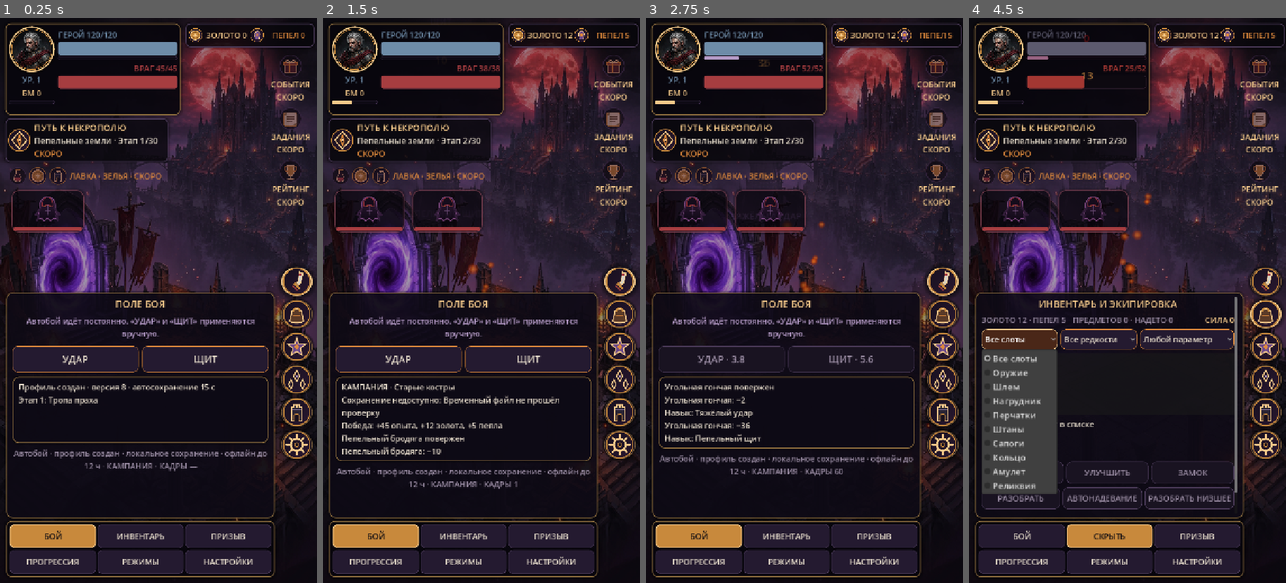
Above: before the commit, frames 1-4 (left to right).
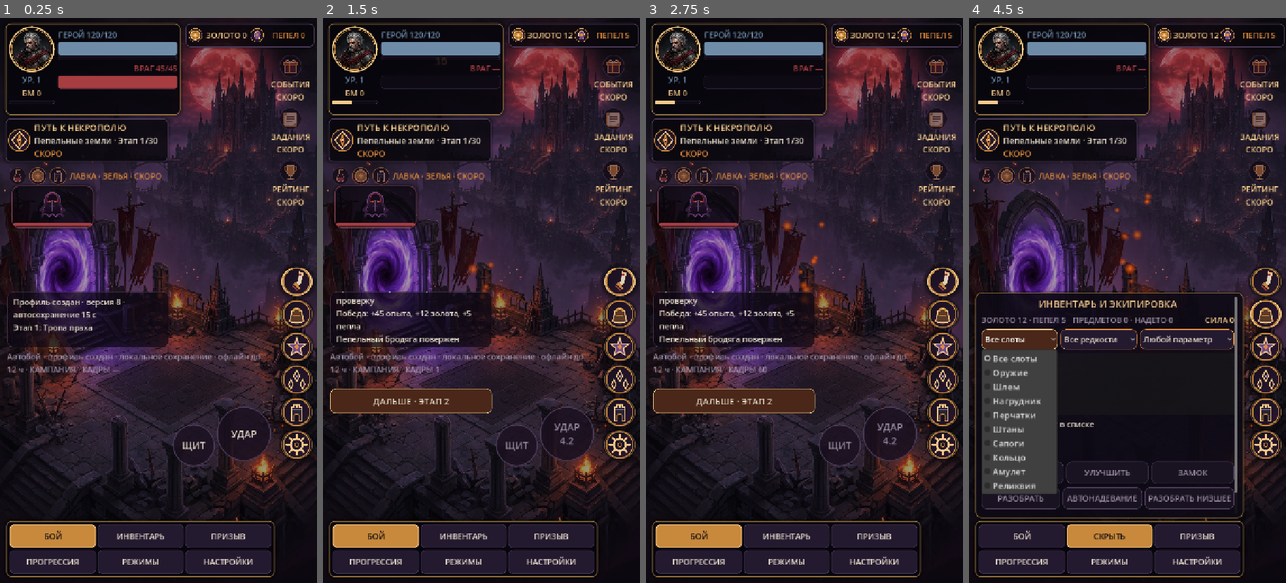
Above: after the commit, the same moments.

Repository: iZvex/AshenWorld
Game: Godot game, scene res://scenes/main/main.tscn
Two runs of this game, one before a commit and one after it. Both use one fixed random seed, a clock stepped at 60 frames per second and the inputs below.
Inputs (mouse positions are in pixels of both pictures, inside the frame that each line leads up to):
- Up to frame 1 (0.25 s): no input
- Up to frame 2 (1.5 s): click "УДАР" at 0.5 s; click "ДАЛЬШЕ · ЭТАП 2" at 1.25 s
- Up to frame 3 (2.75 s): click (852, 357) at 2 s, where only the run before the commit has a clickable "ЩИТ"
- Up to frame 4 (4.5 s): click "БОЙ" at 2.75 s; click "ИНВЕНТАРЬ" at 3.5 s; click "Все слоты" at 4.25 s

The runs differ from the first frame. In frame 1, 17% of the frame differs, in the area x 1-88%, y 29-89%; in frame 2, 20%, in the area x 1-88%, y 7-89%; in frame 3, 20%; in frame 4, 3.9%.

Commit message:
Боевой экран переведён на оверлей с круглыми кнопками умений

Diff:
--- a/data/balance.json
+++ b/data/balance.json
@@ -2958,8 +2958,8 @@
           0
         ],
         "GuardButton": [
-          0,
-          60
+          96,
+          96
         ],
         "HeaderFrame": [
           0,
@@ -2975,7 +2975,7 @@
         ],
         "HintLabel": [
           0,
-          40
+          80
         ],
         "HistoryLabel": [
           0,
@@ -3015,7 +3015,7 @@
         ],
         "LogCard": [
           0,
-          150
+          126
         ],
         "MassDismantleButton": [
           0,
@@ -3206,8 +3206,8 @@
           48
         ],
         "StrikeButton": [
-          0,
-          60
+          124,
+          124
         ],
         "SummonButton": [
           0,
@@ -3838,6 +3838,15 @@
           "QuestsLabel": "ЗАДАНИЯ\nСКОРО",
           "RatingLabel": "РЕЙТИНГ\nСКОРО",
           "StubStripLabel": "ЛАВКА · ЗЕЛЬЯ · СКОРО"
+        },
+        "battle_overlay": {
+          "orb_radius": {
+            "StrikeButton": 62,
+            "GuardButton": 48
+          },
+          "log_lines": 4,
+          "strike_label": "УДАР",
+          "guard_label": "ЩИТ"
         }
       }
     }
--- a/scenes/main/main.tscn
+++ b/scenes/main/main.tscn
@@ -60,8 +60,8 @@
 anchor_right = 0.0
 anchor_bottom = 0.0
 offset_left = 26.0
-offset_top = 390.0
-offset_right = 520.0
+offset_top = 380.0
+offset_right = 586.0
 offset_bottom = 600.0
 columns = 3
 mouse_filter = 2
@@ -526,6 +526,96 @@
 text = "ЛАВКА · ЗЕЛЬЯ · СКОРО"
 autowrap_mode = 2
 
+[node name="BattleOverlay" type="Control" parent="."]
+layout_mode = 1
+anchors_preset = 15
+anchor_right = 1.0
+anchor_bottom = 1.0
+grow_horizontal = 2
+grow_vertical = 2
+mouse_filter = 2
+
+[node name="BattleTitle" type="Label" parent="BattleOverlay"]
+visible = false
+layout_mode = 0
+offset_left = 16.0
+offset_top = 728.0
+offset_right = 384.0
+offset_bottom = 760.0
+text = "ПОЛЕ БОЯ"
+horizontal_alignment = 1
+
+[node name="BattleHintLabel" type="Label" parent="BattleOverlay"]
+visible = false
+layout_mode = 0
+offset_left = 16.0
+offset_top = 764.0
+offset_right = 384.0
+offset_bottom = 824.0
+text = "Автобой идёт постоянно. «УДАР» и «ЩИТ» применяются вручную."
+autowrap_mode = 2
+horizontal_alignment = 1
+
+[node name="LogCard" type="Panel" parent="BattleOverlay"]
+clip_contents = true
+layout_mode = 0
+offset_left = 16.0
+offset_top = 620.0
+offset_right = 384.0
+offset_bottom = 746.0
+mouse_filter = 2
+
+[node name="BattleLog" type="Label" parent="BattleOverlay/LogCard"]
+layout_mode = 1
+anchors_preset = 15
+anchor_right = 1.0
+anchor_bottom = 1.0
+offset_left = 14.0
+offset_top = 10.0
+offset_right = -14.0
+offset_bottom = -10.0
+grow_horizontal = 2
+grow_vertical = 2
+text = ""
+autowrap_mode = 2
+vertical_alignment = 0
+
+[node name="HintLabel" type="Label" parent="BattleOverlay"]
+layout_mode = 0
+offset_left = 16.0
+offset_top = 754.0
+offset_right = 620.0
+offset_bottom = 832.0
+text = "Автобой · локальное сохранение · офлайн до 12 ч"
+autowrap_mode = 2
+mouse_filter = 2
+
+[node name="ActionButton" type="Button" parent="BattleOverlay"]
+visible = false
+layout_mode = 0
+offset_left = 16.0
+offset_top = 840.0
+offset_right = 384.0
+offset_bottom = 888.0
+text = "ДАЛЬШЕ"
+
+[node name="StrikeButton" type="Button" parent="BattleOverlay"]
+layout_mode = 0
+offset_left = 492.0
+offset_top = 880.0
+offset_right = 616.0
+offset_bottom = 1004.0
+text = "УДАР"
+
+[node name="GuardButton" type="Button" parent="BattleOverlay"]
+layout_mode = 0
+offset_left = 392.0
+offset_top = 920.0
+offset_right = 488.0
+offset_bottom = 1016.0
+text = "ЩИТ"
+
+
 [node name="Margin" type="MarginContainer" parent="."]
 layout_mode = 1
 anchors_preset = 15
@@ -593,65 +683,6 @@
 [node name="BattlePanel" type="PanelContainer" parent="Margin/Panel/ContentArea"]
 layout_mode = 2
 size_flags_vertical = 3
-
-[node name="BattleScroll" type="ScrollContainer" parent="Margin/Panel/ContentArea/BattlePanel"]
-layout_mode = 2
-size_flags_horizontal = 3
-size_flags_vertical = 3
-horizontal_scroll_mode = 0
-
-[node name="BattleBox" type="VBoxContainer" parent="Margin/Panel/ContentArea/BattlePanel/BattleScroll"]
-layout_mode = 2
-size_flags_horizontal = 3
-
-[node name="BattleTitle" type="Label" parent="Margin/Panel/ContentArea/BattlePanel/BattleScroll/BattleBox"]
-layout_mode = 2
-text = "ПОЛЕ БОЯ"
-horizontal_alignment = 1
-
-[node name="BattleHintLabel" type="Label" parent="Margin/Panel/ContentArea/BattlePanel/BattleScroll/BattleBox"]
-layout_mode = 2
-text = "Автобой идёт постоянно. «УДАР» и «ЩИТ» применяются вручную."
-autowrap_mode = 2
-horizontal_alignment = 1
-
-[node name="SkillRow" type="HBoxContainer" parent="Margin/Panel/ContentArea/BattlePanel/BattleScroll/BattleBox"]
-layout_mode = 2
-size_flags_vertical = 0
-
-[node name="StrikeButton" type="Button" parent="Margin/Panel/ContentArea/BattlePanel/BattleScroll/BattleBox/SkillRow"]
-layout_mode = 2
-size_flags_horizontal = 3
-text = "УДАР"
-
-[node name="GuardButton" type="Button" parent="Margin/Panel/ContentArea/BattlePanel/BattleScroll/BattleBox/SkillRow"]
-layout_mode = 2
-size_flags_horizontal = 3
-text = "ЩИТ"
-
-[node name="ActionButton" type="Button" parent="Margin/Panel/ContentArea/BattlePanel/BattleScroll/BattleBox"]
-visible = false
-layout_mode = 2
-size_flags_vertical = 0
-text = "ДАЛЬШЕ"
-
-[node name="LogCard" type="PanelContainer" parent="Margin/Panel/ContentArea/BattlePanel/BattleScroll/BattleBox"]
-layout_mode = 2
-size_flags_vertical = 0
-
-[node name="BattleLog" type="Label" parent="Margin/Panel/ContentArea/BattlePanel/BattleScroll/BattleBox/LogCard"]
-layout_mode = 2
-size_flags_vertical = 3
-text = ""
-autowrap_mode = 2
-vertical_alignment = 0
-
-[node name="HintLabel" type="Label" parent="Margin/Panel/ContentArea/BattlePanel/BattleScroll/BattleBox"]
-layout_mode = 2
-size_flags_vertical = 0
-text = "Автобой · локальное сохранение · офлайн до 12 ч"
-autowrap_mode = 2
-horizontal_alignment = 1
 
 [node name="InventoryPanel" type="PanelContainer" parent="Margin/Panel/ContentArea"]
 visible = false
--- a/scripts/main/main.gd
+++ b/scripts/main/main.gd
@@ -36,6 +36,7 @@
 var separator_label: Label
 var enemy_hint_label: Label
 var stage_notice: Label
+var battle_overlay: Control
 var equipment_button: Button
 var equipment_power_label: Label
 var equipment_panel: PanelContainer
@@ -78,7 +79,7 @@
 var strike_button: Button
 var guard_button: Button
 var action_button: Button
-var log_card: PanelContainer
+var log_card: Panel
 var battle_log: Label
 var hint_label: Label
 var mode_button: Button
@@ -477,10 +478,11 @@
 	progression_pet_details = _find("ProgressionPetDetails") as Label
 	pet_upgrade_button = _find("PetUpgradeButton") as Button
 	progression_hint_label = _find("ProgressionHintLabel") as Label
+	battle_overlay = _find("BattleOverlay") as Control
 	strike_button = _find("StrikeButton") as Button
 	guard_button = _find("GuardButton") as Button
 	action_button = _find("ActionButton") as Button
-	log_card = _find("LogCard") as PanelContainer
+	log_card = _find("LogCard") as Panel
 	battle_log = _find("BattleLog") as Label
 	hint_label = _find("HintLabel") as Label
 	mode_status_label = _find("ModeStatusLabel") as Label
@@ -521,8 +523,21 @@
 	currency_bar.add_theme_stylebox_override("panel", AshenStyle.muted_panel_style())
 	quest_stub.add_theme_stylebox_override("panel", AshenStyle.muted_panel_style())
 	portrait_frame.add_theme_stylebox_override("panel", AshenStyle.portrait_frame_style())
-	for panel in [battle_panel, inventory_panel, summon_panel, progression_panel, mode_panel, settings_panel, log_card]:
+	battle_panel.add_theme_stylebox_override("panel", StyleBoxEmpty.new())
+	for panel in [inventory_panel, summon_panel, progression_panel, mode_panel, settings_panel]:
 		panel.add_theme_stylebox_override("panel", AshenStyle.content_panel_style())
+	log_card.add_theme_stylebox_override("panel", AshenStyle.log_strip_style())
+	var overlay_value: Variant = hud_config.get("battle_overlay", {})
+	var overlay_config: Dictionary = overlay_value as Dictionary if overlay_value is Dictionary else {}
+	var radius_value: Variant = overlay_config.get("orb_radius", {})
+	var orb_radii: Dictionary = radius_value as Dictionary if radius_value is Dictionary else {}
+	for orb_pair in [[strike_button, int(orb_radii.get("StrikeButton", 62))], [guard_button, int(orb_radii.get("GuardButton", 48))]]:
+		var orb: Button = orb_pair[0] as Button
+		var orb_radius: int = int(orb_pair[1])
+		orb.add_theme_stylebox_override("normal", AshenStyle.orb_style(false, orb_radius))
+		orb.add_theme_stylebox_override("hover", AshenStyle.orb_style(true, orb_radius))
+		orb.add_theme_stylebox_override("pressed", AshenStyle.orb_style(true, orb_radius))
+		orb.add_theme_stylebox_override("disabled", AshenStyle.orb_style(false, orb_radius))
 	action_button.add_theme_stylebox_override("normal", AshenStyle.action_button_style())
 	for bar in [hero_health_bar, enemy_health_bar, shield_bar, experience_bar]:
 		bar.add_theme_stylebox_override("background", AshenStyle.bar_background())
@@ -785,11 +800,11 @@
 	strike_button.disabled = skills_blocked or strike_cooldown > 0.0
 	guard_button.disabled = skills_blocked or guard_cooldown > 0.0
 	if strike_cooldown > 0.0:
-		strike_button.text = "УДАР · %.1f" % strike_cooldown
+		strike_button.text = "УДАР\n%.1f" % strike_cooldown
 	else:
 		strike_button.text = "УДАР"
 	if guard_cooldown > 0.0:
-		guard_button.text = "ЩИТ · %.1f" % guard_cooldown
+		guard_button.text = "ЩИТ\n%.1f" % guard_cooldown
 	else:
 		guard_button.text = "ЩИТ"
 	action_button.visible = campaign.status != CampaignState.STATUS_BATTLE
@@ -1160,6 +1175,11 @@
 	if tab_id == active_tab and tab_id != default_tab:
 		tab_id = default_tab
 	active_tab = tab_id
+	var battle_active: bool = active_tab == default_tab
+	if battle_overlay != null:
+		battle_overlay.visible = battle_active
+	if arena_enemies != null:
+		arena_enemies.visible = battle_active
 	for key in content_panels.keys():
 		var panel: Control = content_panels[key] as Control
 		if panel != null:
--- a/scripts/ui/ashen_style.gd
+++ b/scripts/ui/ashen_style.gd
@@ -129,6 +129,32 @@
 	box.content_margin_top = 4
 	box.content_margin_bottom = 4
 	return box
+
+
+static func orb_style(active: bool = false, radius: int = 62) -> StyleBoxFlat:
+	var style := StyleBoxFlat.new()
+	style.bg_color = Color(0.42, 0.16, 0.09, 0.92) if active else Color(0.10, 0.06, 0.12, 0.82)
+	style.border_color = GOLD if active else PANEL_BORDER
+	style.set_border_width_all(3)
+	style.set_corner_radius_all(radius)
+	style.content_margin_left = 6.0
+	style.content_margin_right = 6.0
+	style.content_margin_top = 4.0
+	style.content_margin_bottom = 4.0
+	return style
+
+
+static func log_strip_style() -> StyleBoxFlat:
+	var style := StyleBoxFlat.new()
+	style.bg_color = Color(0.05, 0.03, 0.08, 0.72)
+	style.border_color = Color(PANEL_BORDER.r, PANEL_BORDER.g, PANEL_BORDER.b, 0.55)
+	style.set_border_width_all(1)
+	style.set_corner_radius_all(14)
+	style.content_margin_left = 14.0
+	style.content_margin_right = 14.0
+	style.content_margin_top = 10.0
+	style.content_margin_bottom = 10.0
+	return style
 
 
 static func active_tab_style() -> StyleBoxFlat:
--- a/tests/test_presentation.gd
+++ b/tests/test_presentation.gd
@@ -52,7 +52,12 @@
 	var quick_rail: Dictionary = hud.get("quick_rail", {}) as Dictionary
 	var stub_icons: Dictionary = hud.get("stub_icons", {}) as Dictionary
 	var stub_labels: Dictionary = hud.get("stub_labels", {}) as Dictionary
+	var overlay_value: Variant = hud.get("battle_overlay", {})
+	var overlay: Dictionary = overlay_value as Dictionary if overlay_value is Dictionary else {}
+	var radius_value: Variant = overlay.get("orb_radius", {})
+	var radii: Dictionary = radius_value as Dictionary if radius_value is Dictionary else {}
 	_check("Конфигурация HUD наброска централизована", quick_rail.size() == 6 and stub_icons.size() >= 9 and stub_labels.size() >= 5 and str(hud.get("stub_text", "")) == "СКОРО")
+	_check("Боевой оверлей описан в balance.json", int(radii.get("StrikeButton", 0)) >= 56 and int(radii.get("GuardButton", 0)) >= 44 and int(overlay.get("log_lines", 0)) >= 3)
 	_check("Портрет и силуэты врагов заданы локальными ресурсами", str(hud.get("portrait_texture", "")).ends_with("hero_portrait.png") and str(hud.get("enemy_texture", "")).ends_with("enemy_wraith.svg") and int(hud.get("enemy_cards", 0)) == 5)
 	_check("Шкалы здоровья укрупнены централизованно", int((minimum_sizes.get("HeroHealthBar", [0, 0]) as Array)[1]) >= 26 and int((minimum_sizes.get("EnemyHealthBar", [0, 0]) as Array)[1]) >= 26)
 	_check("Версия баланса восьмого этапа", int(data.get("version", 0)) == 8)
--- a/tests/test_ui.gd
+++ b/tests/test_ui.gd
@@ -169,8 +169,8 @@
 	_check("Разделитель уменьшен", scene.divider.custom_minimum_size.y <= 24.0)
 	_check("Полоса здоровья героя крупная", scene.hero_health_bar.custom_minimum_size.y >= 26.0)
 	_check("Полоса здоровья врага крупная", scene.enemy_health_bar.custom_minimum_size.y >= 26.0)
-	_check("Кнопки навыков компактные", scene.strike_button.custom_minimum_size.y <= 60.0 and scene.guard_button.custom_minimum_size.y <= 60.0)
-	_check("Лог компактный", scene.log_card.custom_minimum_size.y <= 160.0)
+	_check("Кнопки навыков круглые", scene.strike_button.custom_minimum_size == Vector2(124, 124) and scene.guard_button.custom_minimum_size == Vector2(96, 96))
+	_check("Полоса журнала боя компактная", scene.log_card.custom_minimum_size.y <= 130.0)
 	_check("Панель экипировки компактная", scene.equipment_panel.custom_minimum_size.y <= 380.0)
 	_check("Панель экипировки скрыта по умолчанию", not scene.equipment_panel.visible)
 	_check("Панель прогрессии компактная", scene.progression_panel.custom_minimum_size.y <= 460.0)
@@ -253,7 +253,7 @@
 	scene._update_view()
 	_check("Нажатие кнопки применяет удар", scene.campaign.get_cooldown_remaining("heavy_strike") > 0.0)
 	_check("Кнопка удара блокируется на откате", scene.strike_button.disabled)
-	_check("Время отката видно на кнопке", "УДАР ·" in scene.strike_button.text)
+	_check("Время отката видно на кнопке", "УДАР" in scene.strike_button.text and "\n" in scene.strike_button.text)
 	_check("Навык записан в лог", "Навык" in scene.battle_log.text)
 	var hero_before: float = scene.hero_health_bar.value
 	var enemy_before: float = scene.enemy_health_bar.value
@@ -544,8 +544,11 @@
 	if inventory_quick != null:
 		inventory_quick.emit_signal("pressed")
 		_check("Быстрая иконка открывает настоящий инвентарь", scene.active_tab == "inventory" and scene.inventory_panel.visible)
+		var hidden_overlay: Control = scene.find_child("BattleOverlay", true, false) as Control
+		_check("Открытый раздел прячет боевой оверлей и арену", hidden_overlay != null and not hidden_overlay.visible and not scene.arena_enemies.visible and scene.inventory_panel.visible)
 		inventory_quick.emit_signal("pressed")
 		_check("Повторное нажатие возвращает на поле боя", scene.active_tab == scene.default_tab and scene.battle_panel.visible)
+		_check("Возврат в бой снова показывает оверлей и арену", hidden_overlay != null and hidden_overlay.visible and scene.arena_enemies.visible)
 	var stubs_ok: bool = scene.future_rail.mouse_filter == 2 and not _has_button(scene.future_rail) and not _has_button(scene.quest_stub) and not _has_button(scene.stub_strip) and not _has_button(scene.arena_enemies)
 	for label_name in ["QuestSoonLabel", "EventsLabel", "QuestsLabel", "RatingLabel", "StubStripLabel"]:
 		var label: Label = scene.find_child(label_name, true, false) as Label
@@ -564,6 +567,24 @@
 			visible_enemies += 1
 	_check("Силуэты врагов показаны на арене", scene.arena_enemies.columns == 3 and scene.enemy_cards.size() == 5 and visible_enemies > 0 and visible_enemies <= 5)
 	_check("Нижнее меню 3 × 2 сохранено", scene.bottom_tabs.columns == 3 and scene.tabs.size() == 6)
+	var overlay: Control = scene.find_child("BattleOverlay", true, false) as Control
+	var strike: Button = scene.find_child("StrikeButton", true, false) as Button
+	var guard: Button = scene.find_child("GuardButton", true, false) as Button
+	var overlay_ok: bool = overlay != null and overlay.visible and scene.arena_enemies.visible and scene.battle_panel.get_child_count() == 0
+	_check("Боевой экран показан оверлеем поверх арены", overlay_ok)
+	var orbs_ok: bool = false
+	if strike != null and guard != null:
+		var strike_style: StyleBox = strike.get_theme_stylebox("normal")
+		var guard_style: StyleBox = guard.get_theme_stylebox("normal")
+		orbs_ok = strike_style is StyleBoxFlat and guard_style is StyleBoxFlat \
+			and (strike_style as StyleBoxFlat).corner_radius_top_left >= int(strike.custom_minimum_size.x / 2) - 1 \
+			and (guard_style as StyleBoxFlat).corner_radius_top_left >= int(guard.custom_minimum_size.x / 2) - 1
+	_check("Умения оформлены круглыми кнопками", orbs_ok)
+	var overlay_nodes: bool = true
+	for overlay_name in ["LogCard", "HintLabel", "ActionButton", "BattleLog"]:
+		if scene.find_child(overlay_name, true, false) == null:
+			overlay_nodes = false
+	_check("Журнал, подсказка и кнопка этапа живут в оверлее", overlay_nodes)
 	var currency_row: HBoxContainer = scene.currency_bar.get_node_or_null("CurrencyRow") as HBoxContainer
 	var order_ok: bool = false
 	if currency_row != null:
Not shown, changed: docs/android.md
Not shown, changed: docs/ui.md
